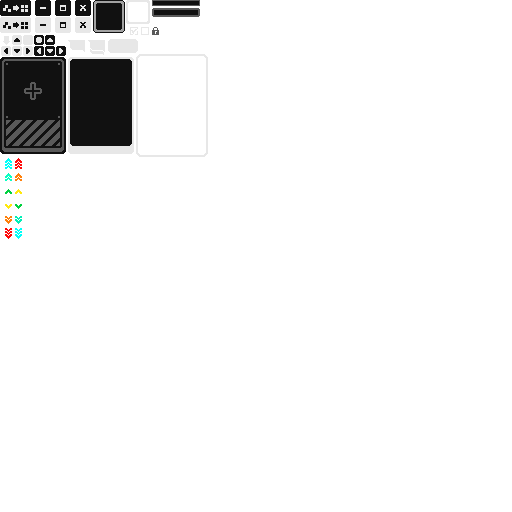
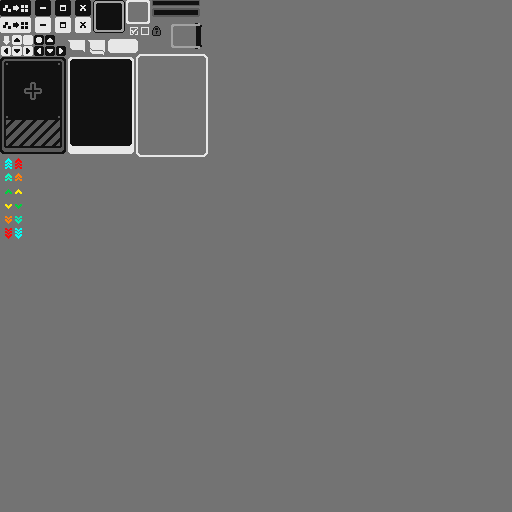
Two versions of the same layered image (512x512). Layer-by-layer changes:
painted on "图层 327 拷贝" over (152, 26, 161, 36)
added layer "图层 17" above "图层 2" over (171, 23, 202, 49)
showed "图层 2" over (0, 0, 512, 512)
